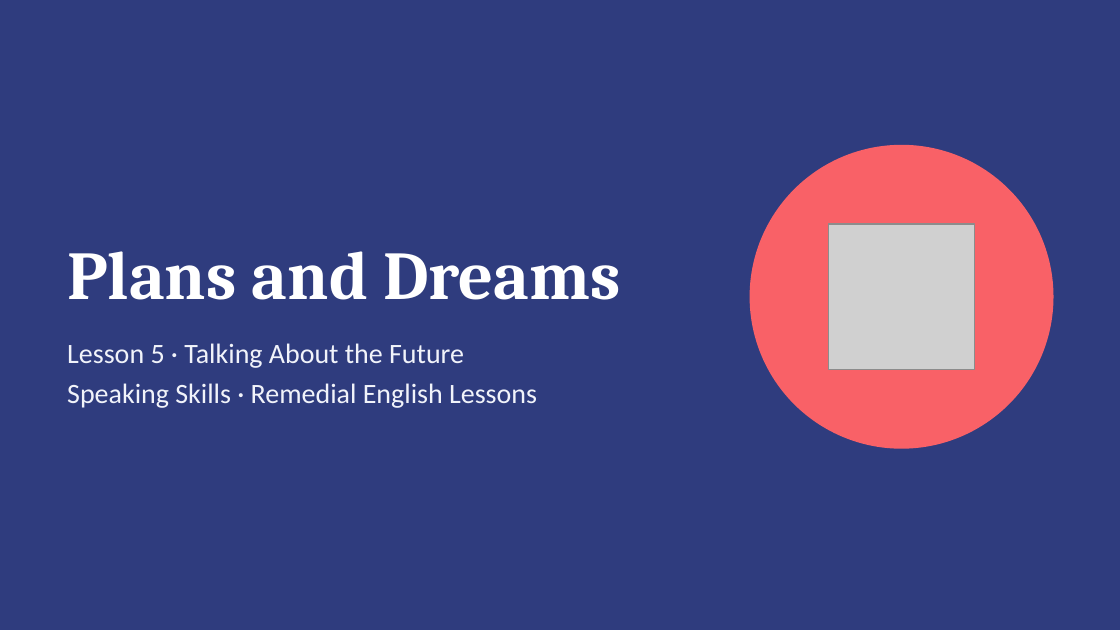
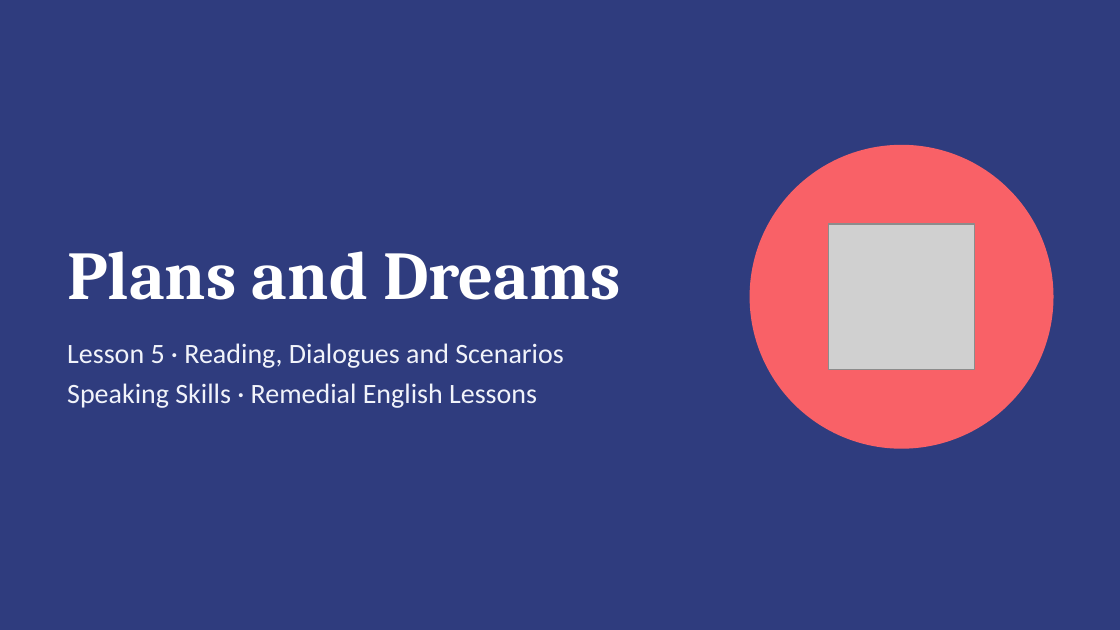
Before and after one commit to moundhermghezzi321-oss/leafgraud, a slide deck: slide 1 of Lesson5_Plans_and_Dreams.pptx. Drawn at 1120x630 pixels with LibreOffice and Linux fonts; fonts in the diff are those of the drawing; grey boxes stand for pictures. Boxes give left, top, right and bottom in pixels: in the first picture for what was removed or moved away, otherwise in the second. Text is boxed around its words. In the diff, an @@ line names an element or a change of style, - is before the commit and + after.

```diff
--- a/Lesson5_Plans_and_Dreams.pptx
+++ b/Lesson5_Plans_and_Dreams.pptx
@@ text at <box>67,343,564,368</box>: text changed @@
-Lesson 5 · Talking About the Future
+Lesson 5 · Reading, Dialogues and Scenarios
```
Also in this commit, not shown: 10 other slides changed, 7 slides added, 6 slides removed.
